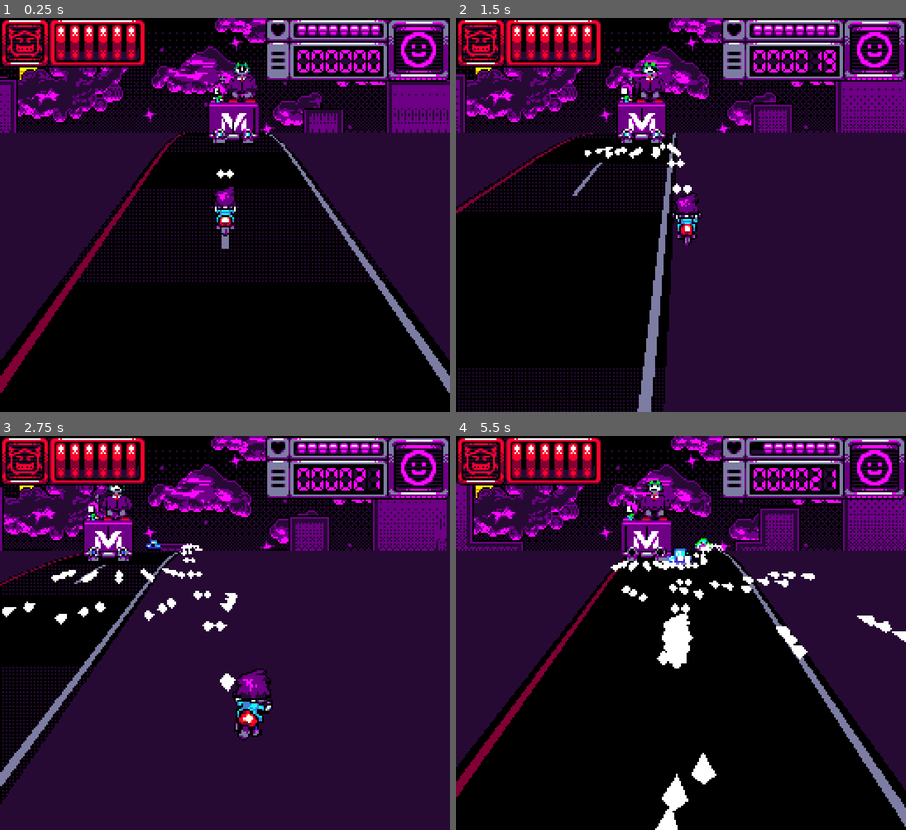
Above: before the commit, frames 1-4 (two rows, left to right).
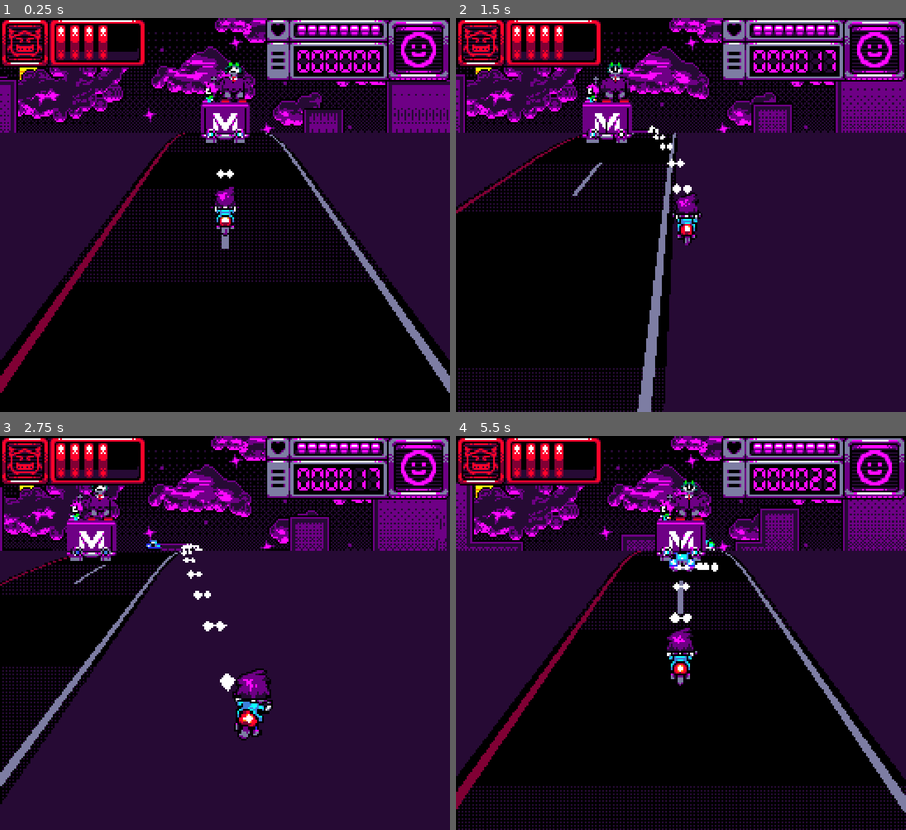
Above: after the commit, the same moments.

Repository: many-hats-team/lospecjam2
Game: Godot game, scene res://main.tscn
Two runs of this game, one before a commit and one after it. Both use one fixed random seed, a clock stepped at 60 frames per second and the inputs below.
Inputs:
- Up to frame 1 (0.25 s): no input
- Up to frame 2 (1.5 s): hold D (player_right) 0.53-1.28 s; hold S (player_down) from 1.28 s (still down)
- Up to frame 3 (2.75 s): release S (player_down) at 2.03 s; hold D (player_right) from 2.03 s (still down)
- Up to frame 4 (5.5 s): release D (player_right) at 2.78 s; hold W (player_up) 2.78-3.53 s; hold A (player_left) 3.53-5.03 s; hold S (player_down) from 5.03 s (still down)

The runs differ from the first frame. In frame 1, 1.7% of the frame differs, in the area x 25-58%, y 1-33%; in frame 2, 3.0%; in frame 3, 2.8%; in frame 4, 13%, in the area x 0-100%, y 1-100%.

Commit message:
Add boss stages

Diff:
--- a/project/main.tscn
+++ b/project/main.tscn
@@ -6,7 +6,7 @@
 [ext_resource type="PackedScene" uid="uid://c8at0t7xwevmr" path="res://scenes/player.tscn" id="2_15ibv"]
 [ext_resource type="Script" path="res://scripts/camera_follow.gd" id="2_eimwo"]
 [ext_resource type="Texture2D" uid="uid://bag5bmyhncjlr" path="res://assets/background-layer3.png" id="3_5y1xp"]
-[ext_resource type="PackedScene" uid="uid://d1m14kpdnhtta" path="res://scenes/protoboss.tscn" id="3_wdbhd"]
+[ext_resource type="PackedScene" uid="uid://d1m14kpdnhtta" path="res://scenes/boss.tscn" id="3_wdbhd"]
 [ext_resource type="Texture2D" uid="uid://cvowy0mjyyx7l" path="res://assets/background-layer4.png" id="4_l78ne"]
 [ext_resource type="Script" path="res://scripts/despawner.gd" id="6_jxhrw"]
 [ext_resource type="PackedScene" uid="uid://dpolfsh15rvao" path="res://scenes/components/enemy_spawner.tscn" id="6_shj7u"]
--- a/project/scenes/protoboss.tscn
+++ b/project/scenes/boss.tscn
@@ -1,11 +1,83 @@
-[gd_scene load_steps=10 format=3 uid="uid://d1m14kpdnhtta"]
+[gd_scene load_steps=18 format=3 uid="uid://d1m14kpdnhtta"]
 
-[ext_resource type="Script" path="res://scripts/protoboss.gd" id="1_1sbx5"]
+[ext_resource type="Script" path="res://scripts/boss.gd" id="1_6h0se"]
 [ext_resource type="PackedScene" uid="uid://gcso6pn2lfot" path="res://scenes/sprite.tscn" id="3_c86hl"]
 [ext_resource type="PackedScene" uid="uid://cuef00urlja7j" path="res://scenes/weapon.tscn" id="3_dluwa"]
+[ext_resource type="Script" path="res://scripts/resources/boss_behavior_resource.gd" id="3_gmll3"]
 [ext_resource type="Script" path="res://scripts/resources/weapon_resource.gd" id="3_uiy0d"]
 [ext_resource type="Shader" path="res://shaders/sprite_shader.gdshader" id="4_v72ui"]
 [ext_resource type="Texture2D" uid="uid://cr8o8otby828f" path="res://assets/boss-Sheet.png" id="5_1f4wd"]
+
+[sub_resource type="Resource" id="Resource_gj02f"]
+script = ExtResource("3_gmll3")
+health = 200
+move_kind = 0
+move_center = Vector3(0, 0, 0)
+move_range = 1.0
+move_speed = 0.001
+
+[sub_resource type="Resource" id="Resource_m67q0"]
+script = ExtResource("3_uiy0d")
+mesh_kind = 1
+aim = 0
+speed = 5.0
+spread = 0.04
+offset = 0.4
+count = 2
+reload_time = 0.9
+burst_count = 5
+burst_time = 0.5
+
+[sub_resource type="Resource" id="Resource_e1a2s"]
+script = ExtResource("3_gmll3")
+weapon = SubResource("Resource_m67q0")
+health = 200
+move_kind = 1
+move_center = Vector3(0, 0, 0)
+move_range = 1.0
+move_speed = 0.001
+
+[sub_resource type="Resource" id="Resource_ln2ka"]
+script = ExtResource("3_uiy0d")
+mesh_kind = 1
+aim = 1
+speed = 3.0
+spread = 0.3
+offset = 0.5
+count = 5
+reload_time = 0.5
+burst_count = 1
+burst_time = 0.1
+
+[sub_resource type="Resource" id="Resource_2dxfr"]
+script = ExtResource("3_gmll3")
+weapon = SubResource("Resource_ln2ka")
+health = 200
+move_kind = 1
+move_center = Vector3(0, 0, 2)
+move_range = 1.0
+move_speed = 0.001
+
+[sub_resource type="Resource" id="Resource_6g7aw"]
+script = ExtResource("3_uiy0d")
+mesh_kind = 1
+aim = 1
+speed = 2.0
+spread = 2.0
+offset = 0.0
+count = 15
+reload_time = 1.0
+burst_count = 10
+burst_time = 0.5
+
+[sub_resource type="Resource" id="Resource_vjos0"]
+script = ExtResource("3_gmll3")
+weapon = SubResource("Resource_6g7aw")
+health = 200
+move_kind = 1
+move_center = Vector3(0, 0, 5)
+move_range = 1.0
+move_speed = 0.005
 
 [sub_resource type="BoxShape3D" id="BoxShape3D_x364u"]
 size = Vector3(1.46484, 1, 0.351318)
@@ -41,15 +113,17 @@
 shader_parameter/flash_color = Vector3(1, 1, 1)
 shader_parameter/texture_albedo = ExtResource("5_1f4wd")
 
-[node name="ProtoBoss" type="CharacterBody3D"]
+[node name="Boss" type="CharacterBody3D"]
 collision_layer = 4
-script = ExtResource("1_1sbx5")
+script = ExtResource("1_6h0se")
+stages = Array[ExtResource("3_gmll3")]([SubResource("Resource_gj02f"), SubResource("Resource_e1a2s"), SubResource("Resource_2dxfr"), SubResource("Resource_vjos0")])
 
 [node name="CollisionShape3D" type="CollisionShape3D" parent="."]
 transform = Transform3D(1, 0, 0, 0, 1, 0, 0, 0, 1, 0, 0, -0.187716)
 shape = SubResource("BoxShape3D_x364u")
 
 [node name="Weapon" parent="." instance=ExtResource("3_dluwa")]
+unique_name_in_owner = true
 weapon = SubResource("Resource_toi5k")
 is_enemy = true
 auto_fire = true
--- /dev/null
+++ b/project/scripts/boss.gd
@@ -0,0 +1,71 @@
+extends CharacterBody3D
+
+const Weapon := preload("res://scripts/weapon.gd")
+
+@export var stages: Array[BossBehaviorRes]
+
+
+var stage := -1
+var _t_ms := 0
+
+
+@onready var sprite: MySprite = %Sprite
+@onready var weapon: Weapon = %Weapon
+@onready var trait_mortal := Mortal.new(self, 0, sprite, _on_death)
+@onready var origin := position
+
+
+func _ready() -> void:
+	assert(sprite)
+	assert(weapon)
+
+	# Wait for other nodes to connect to signals
+	await get_tree().process_frame
+
+	next_stage()
+
+
+func _physics_process(delta: float) -> void:
+	if is_dead() or stage < 0:
+		return
+
+	_t_ms += int(delta * 1000.0)
+	var res := stages[stage]
+
+	var move_target: Vector3
+	match res.move_kind:
+		BossBehaviorRes.MoveKind.STILL:
+			move_target = res.move_center
+		BossBehaviorRes.MoveKind.SINE:
+			move_target = res.move_center
+			move_target.x = res.move_range * sin(_t_ms * res.move_speed)
+		_:
+			assert(false)
+
+	position = util.damp(
+		position,
+		origin + move_target,
+		1000.0 * res.move_speed * delta
+	)
+
+
+func is_dead() -> bool:
+	return stage >= stages.size()
+
+
+func next_stage() -> void:
+	stage += 1
+
+	mgmt.boss_health_changed.emit(stages.size() - stage)
+
+	if is_dead():
+		queue_free()
+	else:
+		var res := stages[stage]
+		weapon.weapon = res.weapon
+		trait_mortal.health = res.health
+
+
+func _on_death() -> void:
+	mgmt.add_score(1000)
+	next_stage()
--- a/project/scripts/game_manager.gd
+++ b/project/scripts/game_manager.gd
@@ -4,7 +4,7 @@
 signal unpaused
 signal player_lives_changed(lives: int)
 signal score_changed(score: int)
-signal boss_health_changed(hp: int, maxhp: int)
+signal boss_health_changed(hp: int)
 
 var player_lives := 8
 var score := 0
--- a/project/scripts/protoboss.gd
+++ b/project/scripts/protoboss.gd
@@ -1,10 +1,7 @@
 extends CharacterBody3D
-
-const BulletScene := preload("res://scenes/bullet.tscn")
 
 @export var move_range := 1.0
 @export var speed := 0.001
-@export var bullet_speed := 3.0
 
 @onready var sprite: MySprite = %Sprite
 
--- /dev/null
+++ b/project/scripts/resources/boss_behavior_resource.gd
@@ -0,0 +1,14 @@
+class_name BossBehaviorRes
+extends Resource
+
+enum MoveKind {
+	STILL,
+	SINE,
+}
+
+@export var weapon: WeaponRes
+@export var health := 200
+@export var move_kind := MoveKind.STILL
+@export var move_center := Vector3.ZERO
+@export var move_range := 1.0
+@export var move_speed := 0.001
--- a/project/scripts/ui/boss_ui.gd
+++ b/project/scripts/ui/boss_ui.gd
@@ -17,7 +17,6 @@
 	mgmt.boss_health_changed.connect(_on_health_changed)
 
 
-func _on_health_changed(hp: int, maxhp: int) -> void:
-	var x := int(ceil(float(COUNT_PIPS) * float(hp) / float(maxhp)))
+func _on_health_changed(hp: int) -> void:
 	for i in range(COUNT_PIPS):
-		_pips[i].visible = i < x
+		_pips[i].visible = i < hp
--- a/project/scripts/ui/player_ui.gd
+++ b/project/scripts/ui/player_ui.gd
@@ -23,9 +23,8 @@
 
 func _process(delta: float) -> void:
 	if display_score != target_score:
-		display_score = util.damp(display_score, target_score, 1.0, 10.0 * delta)
+		display_score = util.damp(display_score, target_score, 10.0 * delta)
 		_display(int(round(display_score)))
-
 
 
 func _on_lives_changed(lives: int) -> void:
--- a/project/scripts/util.gd
+++ b/project/scripts/util.gd
@@ -12,5 +12,5 @@
 	out.append(sprite)
 	return out
 
-static func damp(source, target, base, time_scale):
-	return lerp(source, target, 1 - base * exp(-time_scale))
+static func damp(source, target, time: float, base: float = 1.0):
+	return lerp(source, target, 1 - base * exp(-time))
--- a/project/scripts/weapon.gd
+++ b/project/scripts/weapon.gd
@@ -3,7 +3,17 @@
 const BulletScene := preload("res://scenes/bullet.tscn")
 
 
-@export var weapon: WeaponRes
+@export var weapon: WeaponRes:
+	set(w):
+		weapon = w
+		if w and reload_timer and burst_timer:
+			w.validate()
+			reload_timer.wait_time = weapon.reload_time
+			if weapon.burst_count > 1:
+				burst_timer.wait_time = weapon.burst_time / weapon.burst_count
+			if auto_fire:
+				start()
+
 @export var is_enemy := false
 @export var auto_fire := false
 
@@ -14,13 +24,8 @@
 func _ready() -> void:
 	assert(reload_timer)
 	assert(burst_timer)
-	if weapon:
-		weapon.validate()
-	else:
-		push_error("No weapon resource assigned: %s" % [self])
+	weapon = weapon
 
-	if auto_fire:
-		start()
 
 
 func _on_timer_timeout() -> void:
@@ -28,8 +33,6 @@
 
 
 func start() -> void:
-	reload_timer.wait_time = weapon.reload_time
-	burst_timer.wait_time = weapon.burst_time
 	reload_timer.start()
 
 
@@ -38,6 +41,10 @@
 
 
 func shoot() -> void:
+	if not weapon:
+		stop()
+		return
+
 	if weapon.burst_count > 1:
 		burst_timer.start()
 		for i in range(weapon.burst_count):
@@ -53,7 +60,6 @@
 
 func _shoot_round() -> void:
 	if not weapon:
-		assert(false)
 		return
 
 	var mesh := mgmt.get_gen_mesh(weapon.mesh_kind)
